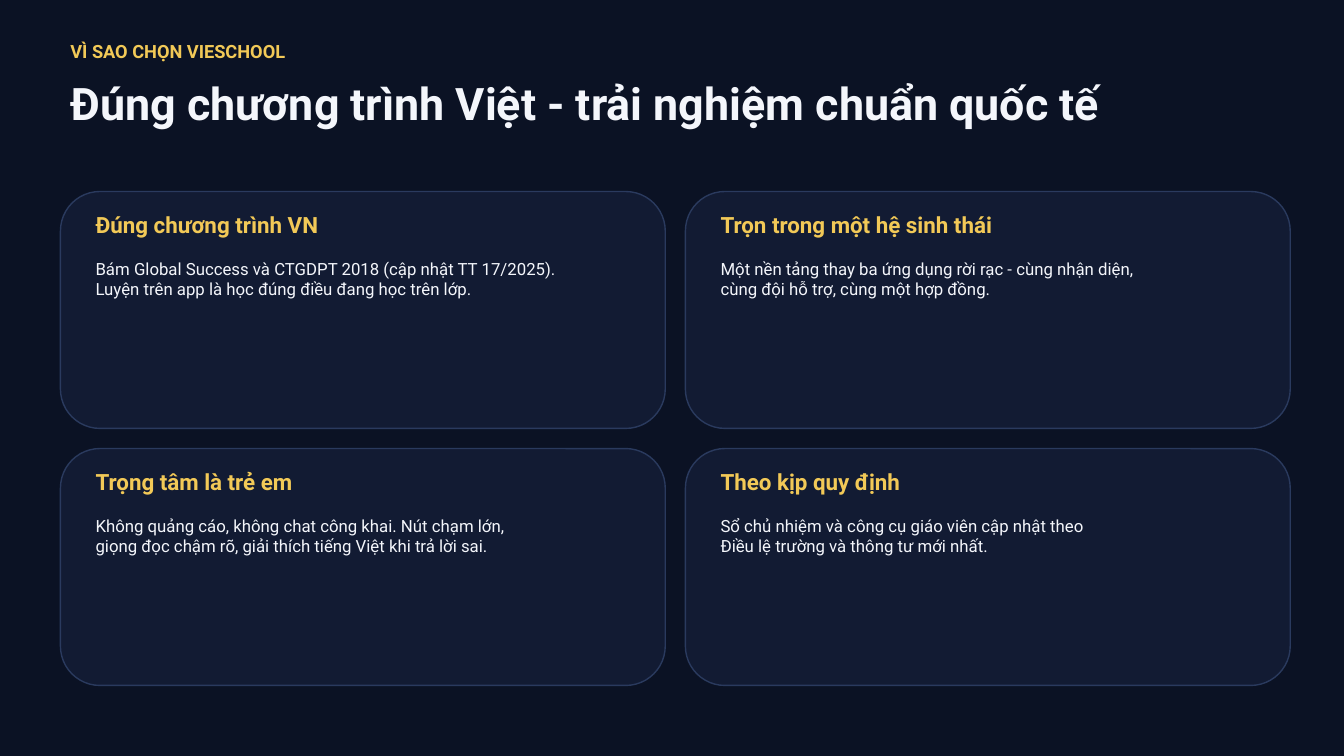
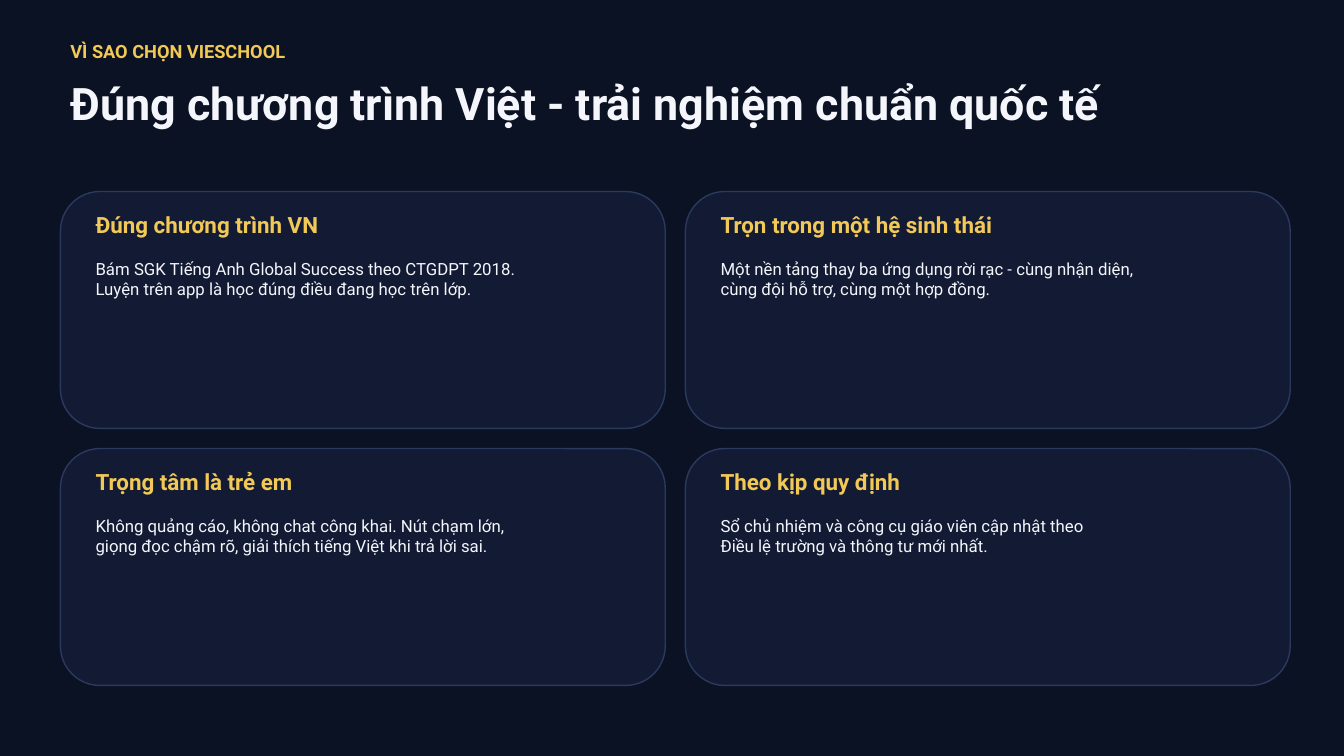
Before and after one commit to saintzzz/student-self-practice-web, a slide deck: slide 13 of docs/proposal-vieschool-khach-hang.pptx. Drawn at 1344x756 pixels with LibreOffice and Linux fonts; fonts in the diff are those of the drawing. Boxes give left, top, right and bottom in pixels: in the first picture for what was removed or moved away, otherwise in the second. Text is boxed around its words. In the diff, an @@ line names an element or a change of style, - is before the commit and + after.

```diff
--- a/docs/proposal-vieschool-khach-hang.pptx
+++ b/docs/proposal-vieschool-khach-hang.pptx
@@ text at <box>96,261,515,279</box>: text changed @@
-Bám Global Success và CTGDPT 2018 (cập nhật TT 17/2025).
+Bám SGK Tiếng Anh Global Success theo CTGDPT 2018.
```
Also in this commit, not shown: 1 other slide changed, 11 other files.
